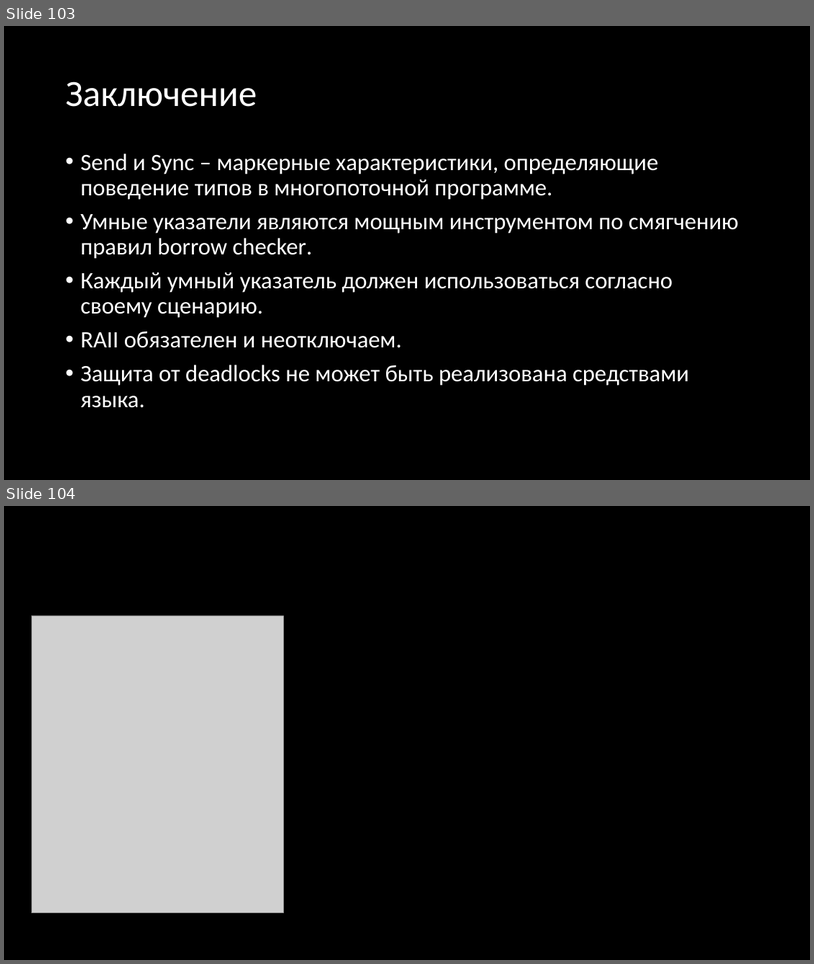
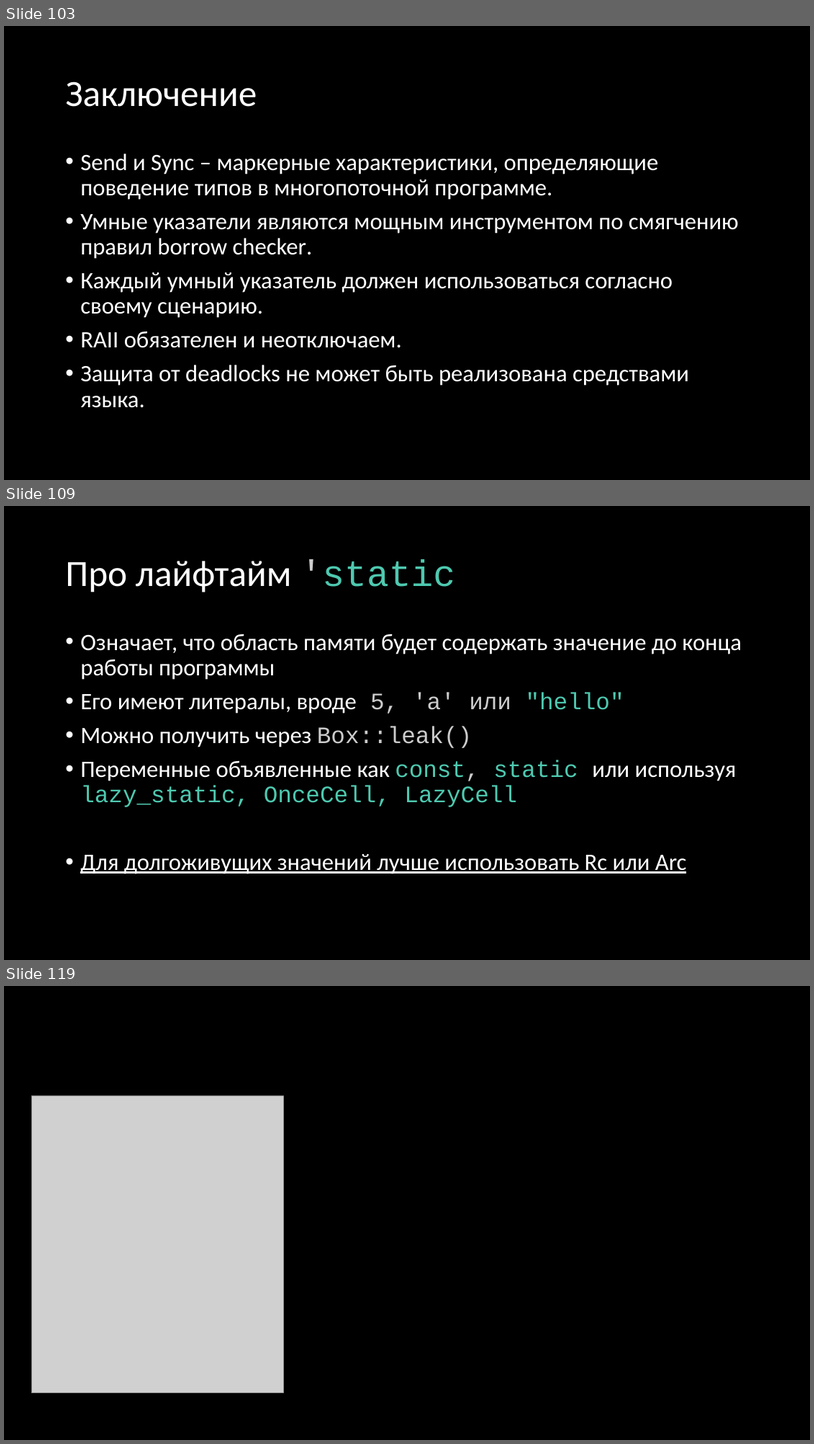
Before and after one commit to Gordon01/learn-rust, a slide deck: keynotes/Rust 2024.pptx. Shown one above the other, each under a label of ours: slides 103 and 104 before the commit, slides 103, 109 and 119 after it; the slides between them are not shown. The pictures are 814x964 and 814x1444 pixels, drawn with LibreOffice and Linux fonts; fonts in the diff are those of the drawing; grey boxes stand for pictures. Boxes give left, top, right and bottom in pixels: in the first picture for what was removed or moved away, otherwise in the second. Text is boxed around its words. In the diff, an @@ line names an element or a change of style, - is before the commit and + after.

```diff
--- a/keynotes/Rust 2024.pptx
+++ b/keynotes/Rust 2024.pptx
@@ slide 109 added at [4, 506, 810, 960], background #000000 @@
@@ title added at [65, 559, 456, 592], 44 pt, text #FFFFFF @@
+Про лайфтайм 'static
@@ text added at [80, 633, 742, 874], 28 pt, text #FFFFFF @@
+• Означает, что область памяти будет содержать значение до конца работы программы
+• Его имеют литералы, вроде 5, 'a' или "hello"
+• Можно получить через Box::leak()
+• Переменные объявленные как const, static или используя lazy_static, OnceCell, LazyCell
+• Для долгоживущих значений лучше использовать Rc или Arc
@@ what was slide 104 is now slide 119 @@
```
Also in this commit, not shown: 14 other slides added.
